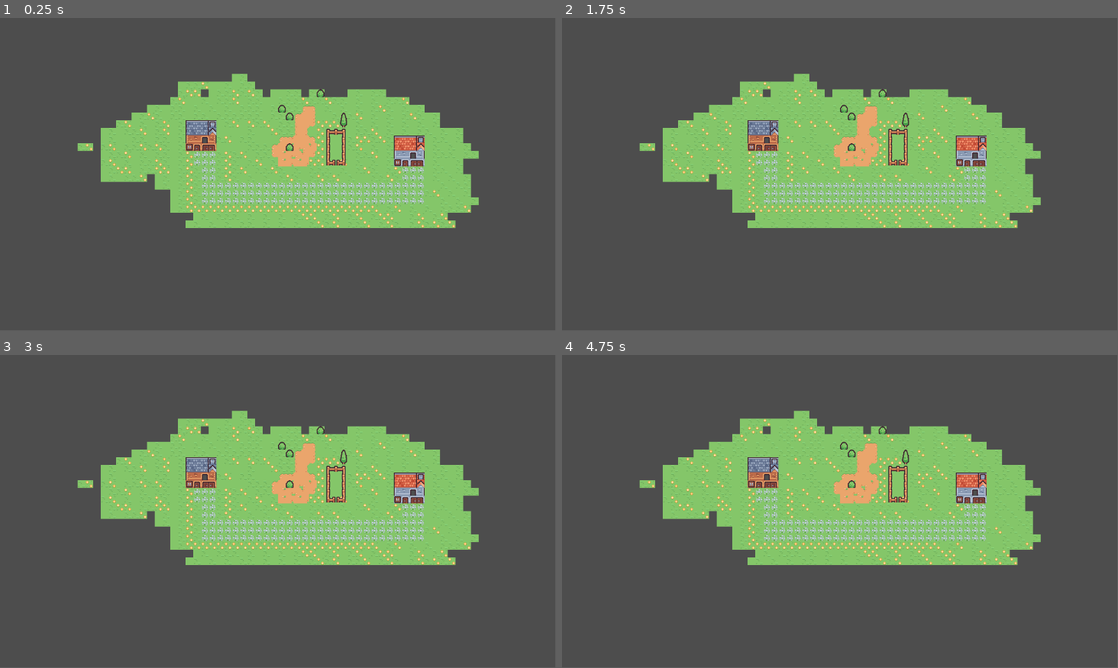
Above: before the commit, frames 1-4 (two rows, left to right).
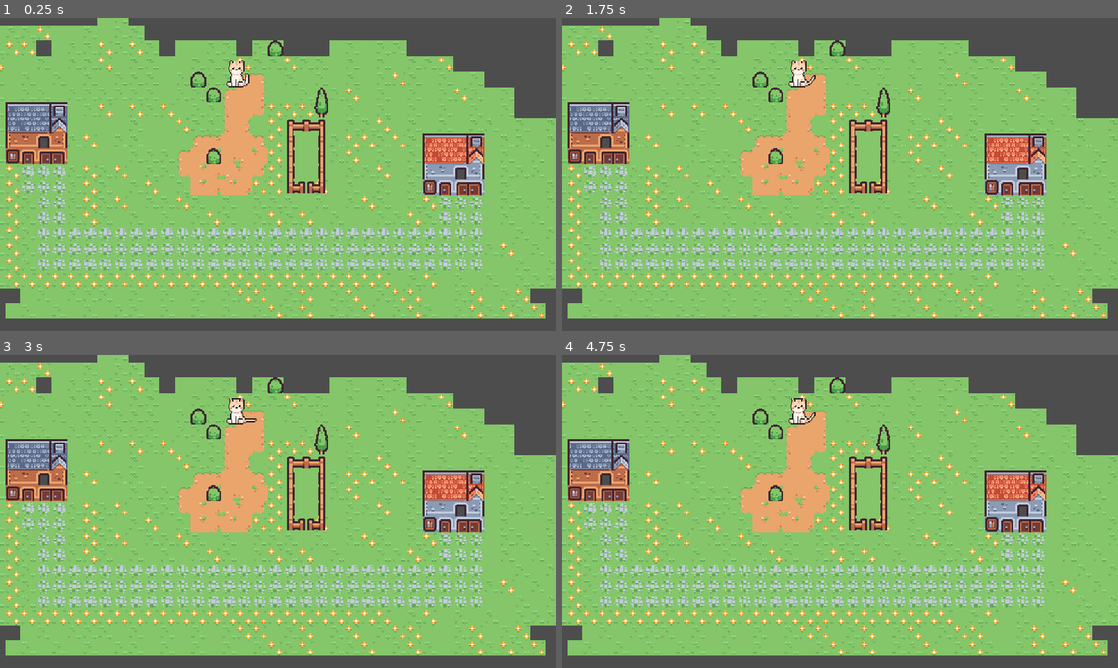
Above: after the commit, the same moments.

Repository: deanmharmon/Godot-Practice
Game: Godot game, scene res://Game.tscn
Same seed, same stepped clock (60 frames per second), same inputs: the game is played once before the commit and once after it.
Inputs:
- Up to frame 1 (0.25 s): no input
- Up to frame 2 (1.75 s): tap Enter at 0.5 s; tap Space at 1.25 s
- Up to frame 3 (3 s): no input
- Up to frame 4 (4.75 s): tap Enter at 3.5 s; tap Space at 4.25 s
The window is 799x449 before the commit and 800x450 after it. Grey fills any space a smaller window leaves; there, only what the larger window draws over its background counts as a difference.

The runs differ from the first frame. In frame 1, 71% of the frame differs, in the area x 0-100%, y 0-96%; in frame 2, 71%; in frame 3, 71%; in frame 4, 71%.

Commit message:
New map, still working out movement

Diff:
--- a/Game.tscn
+++ b/Game.tscn
@@ -1,5 +1,6 @@
-[gd_scene load_steps=6 format=4 uid="uid://dpagoh3ib75vt"]
-
+[gd_scene load_steps=7 format=4 uid="uid://dpagoh3ib75vt"]
+
+[ext_resource type="PackedScene" uid="uid://divdkmydmnlfk" path="res://player.tscn" id="1_xkndl"]
 [ext_resource type="Texture2D" uid="uid://iwmln82a5x75" path="res://Assets/Tilemap/tilemap_packed.png" id="3_u44n3"]
 
 [sub_resource type="TileSetAtlasSource" id="TileSetAtlasSource_sb48q"]
@@ -281,8 +282,9 @@
 [node name="Game" type="Node2D"]
 
 [node name="Camera2D" type="Camera2D" parent="."]
-position = Vector2(-49, 128)
+position = Vector2(43, 91)
 scale = Vector2(0.502899, 0.489299)
+zoom = Vector2(2, 2)
 
 [node name="Backgroun" type="TileMapLayer" parent="."]
 tile_map_data = PackedByteArray("AAABAP//AQACAAEAAAABAAAAAQACAAIAAAABAAEAAQACAAMAAAD//wAAAQAAAAEAAAD//wEAAQAAAAIAAAD//w …(11808 unchanged characters)…
@@ -292,3 +294,5 @@
 visibility_layer = 7
 tile_map_data = PackedByteArray("AAADAAIAAAAIAAMAAAADAAMAAAAIAAQAAAADAAQAAAAIAAQAAAADAAUAAAAIAAQAAAADAAYAAAAIAAUAAAAEAA …(208 unchanged characters)…
 tile_set = SubResource("TileSet_xkndl")
+
+[node name="Player" parent="." instance=ExtResource("1_xkndl")]
--- a/Scripts/Player.tscn
+++ b/Scripts/Player.tscn
@@ -1,6 +1,26 @@
-[gd_scene load_steps=13 format=3 uid="uid://d38t81v5xq334"]
+[gd_scene load_steps=15 format=3 uid="uid://d38t81v5xq334"]
 
 [ext_resource type="Texture2D" uid="uid://pnjqyor3em81" path="res://Assets/CatPackFree/Idle.png" id="1_x601d"]
+
+[sub_resource type="GDScript" id="GDScript_x601d"]
+script/source = "extends CharacterBody2D
+
+
+
+@export var speed = 400
+
+func get_input():
+	var input_direction = Input.get_vector(\"left\", \"right\", \"up\", \"down\")
+	velocity = input_direction * speed
+
+func _physics_process(delta):
+	get_input()
+	move_and_slide()
+
+
+
+
+"
 
 [sub_resource type="AtlasTexture" id="AtlasTexture_77gc5"]
 atlas = ExtResource("1_x601d")
@@ -80,9 +100,20 @@
 "speed": 5.0
 }]
 
-[node name="CharacterBody2D" type="CharacterBody2D"]
+[sub_resource type="CircleShape2D" id="CircleShape2D_x601d"]
+radius = 7.0
+
+[node name="Player" type="CharacterBody2D"]
+z_index = 3
+motion_mode = 1
+script = SubResource("GDScript_x601d")
 
 [node name="AnimatedSprite2D" type="AnimatedSprite2D" parent="."]
+z_index = 2
 sprite_frames = SubResource("SpriteFrames_mrlfi")
 autoplay = "default"
-frame_progress = 0.06444
+frame_progress = 0.482241
+
+[node name="CollisionShape2D" type="CollisionShape2D" parent="."]
+position = Vector2(-6, 9)
+shape = SubResource("CircleShape2D_x601d")
--- a/project.godot
+++ b/project.godot
@@ -14,6 +14,11 @@
 run/main_scene="uid://dpagoh3ib75vt"
 config/features=PackedStringArray("4.4", "Forward Plus")
 config/icon="res://icon.svg"
+
+[display]
+
+window/size/borderless=true
+window/stretch/mode="canvas_items"
 
 [input]
 
